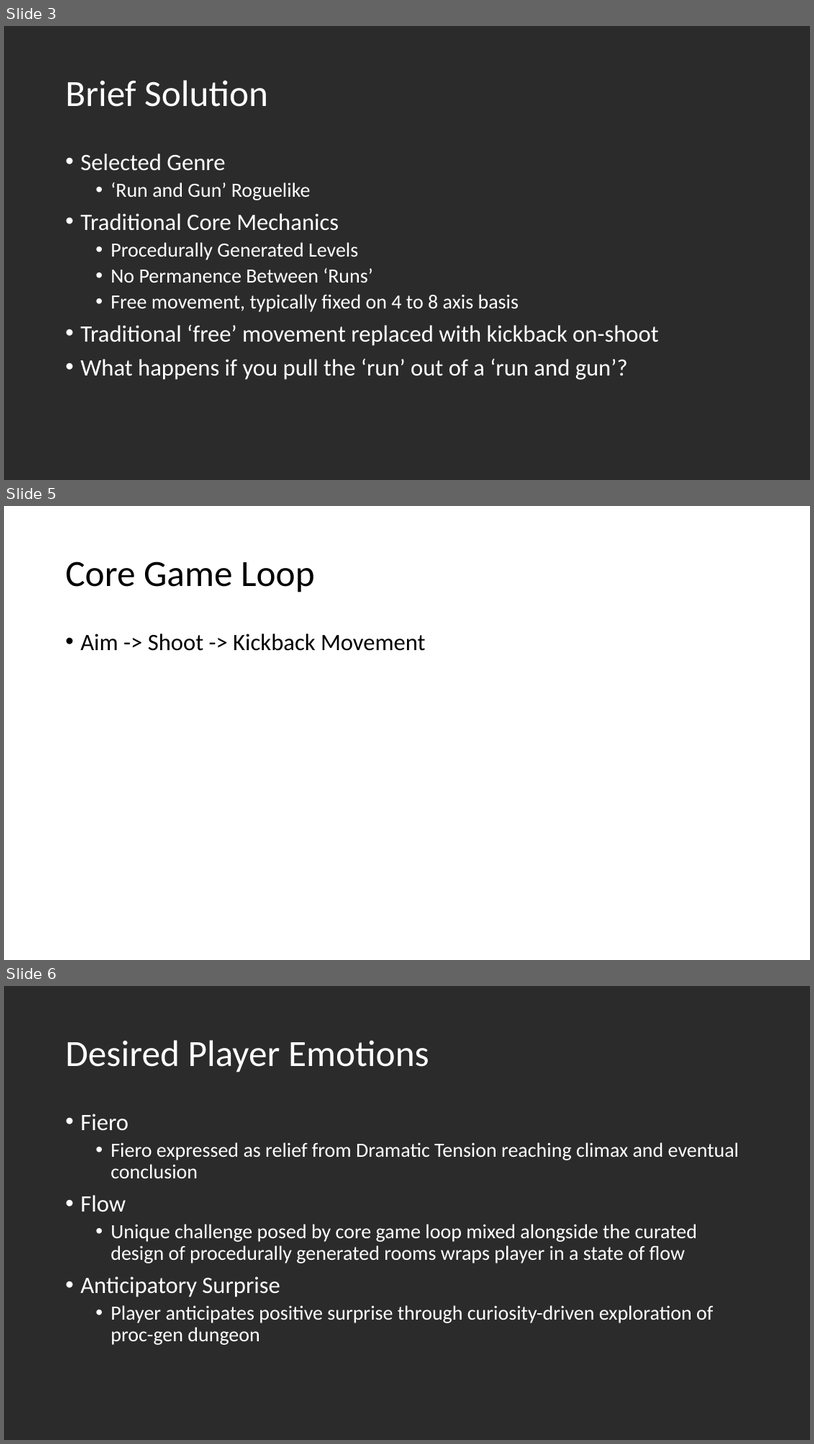
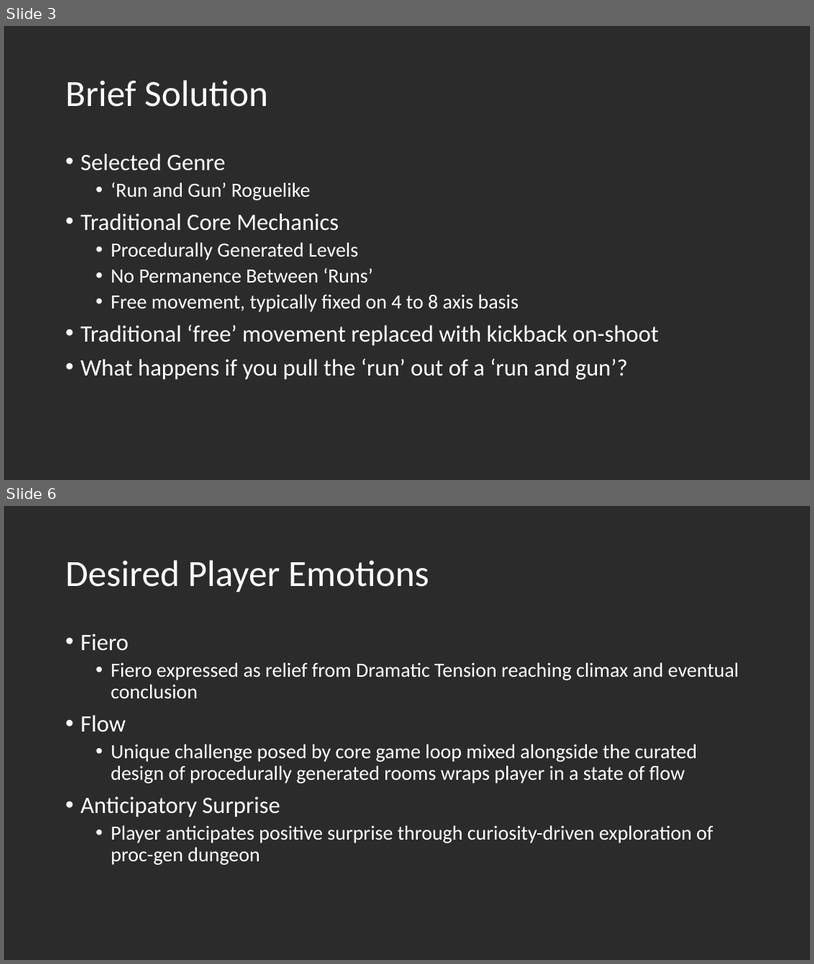
Before and after one commit to UoSGroupProjects1819/mgp-team16, a slide deck: Presentations/Week 6 Presentation/Group 16 Presentation.pptx. Shown one above the other, each under a label of ours: slides 3, 5 and 6 before the commit, slides 3 and 6 after it; the slides between them are not shown. The pictures are 814x1444 and 814x964 pixels, drawn with LibreOffice and Linux fonts; fonts in the diff are those of the drawing; background and template pictures are left out; a plain dark background stands for a picture behind light text. Boxes give left, top, right and bottom in pixels: in the first picture for what was removed or moved away, otherwise in the second. Text is boxed around its words. In the diff, an @@ line names an element or a change of style, - is before the commit and + after.

```diff
--- a/Presentations/Week 6 Presentation/Group 16 Presentation.pptx
+++ b/Presentations/Week 6 Presentation/Group 16 Presentation.pptx
@@ slide 5 removed at [4,506,810,960], background picture (left out) @@
@@ title removed at [65,561,315,592] @@
-Core Game Loop
@@ text removed at [80,633,426,651] @@
-• Aim -> Shoot -> Kickback Movement
```
Also in this commit, not shown: 3 slides changed, 2 slides added, 1 other slide removed, 4 other files.
